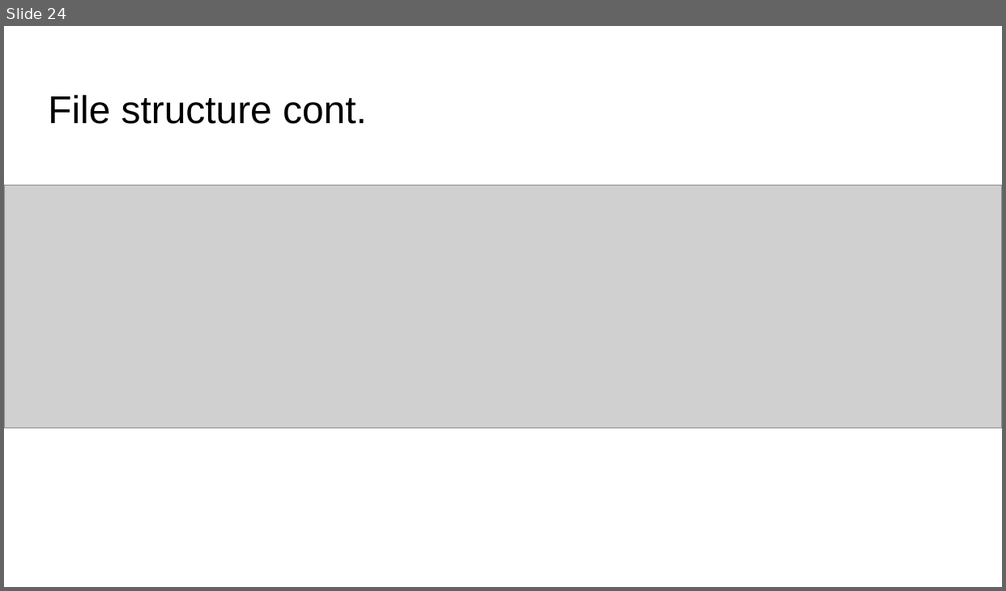
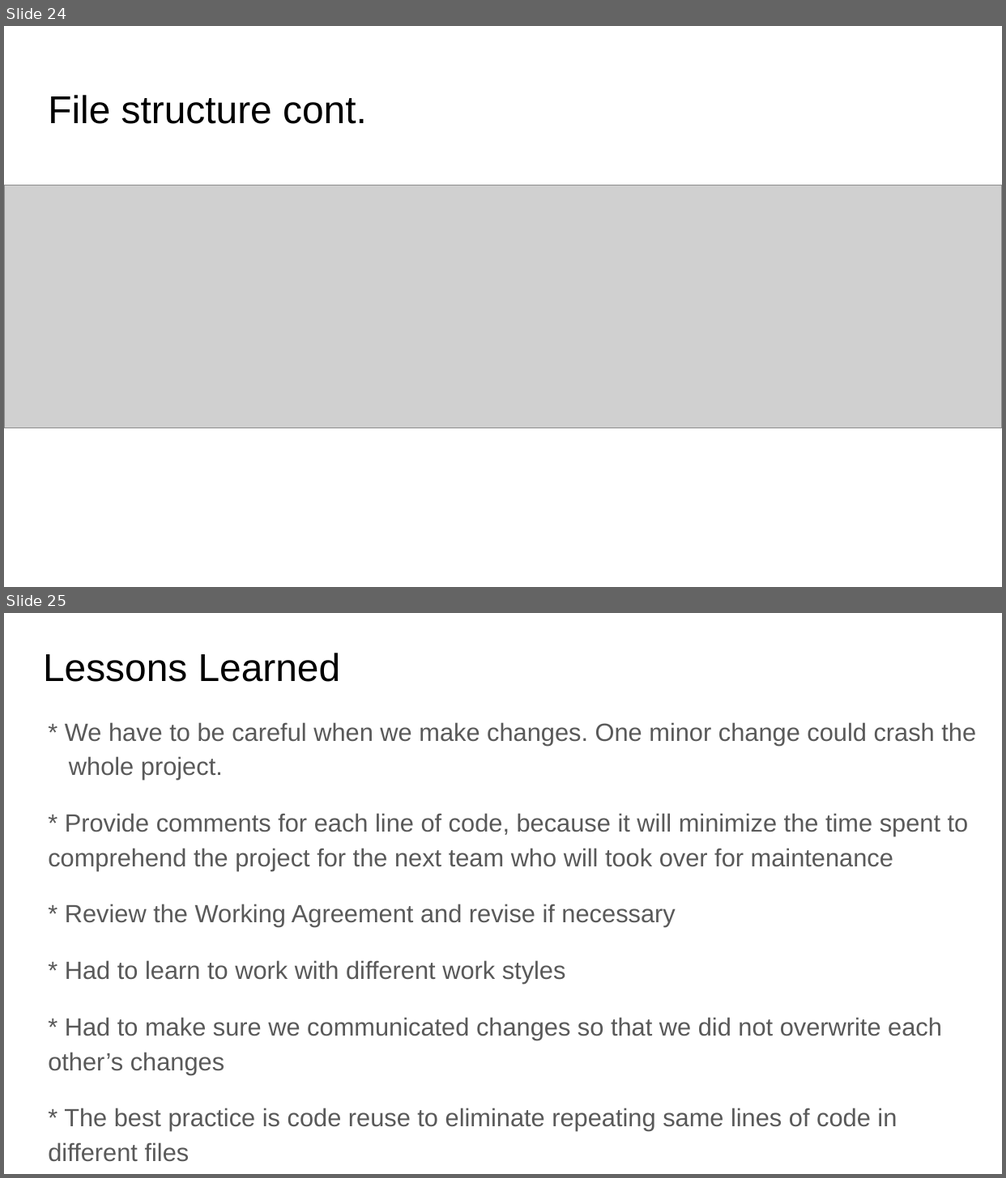
Before and after one commit to OGorkovets/avia, a slide deck: Documents for Maintenance/Aviation English.pptx. Shown one above the other, each under a label of ours: slide 24 before the commit, slides 24 and 25 after it. The pictures are 1006x591 and 1006x1178 pixels, drawn with LibreOffice and Linux fonts; fonts in the diff are those of the drawing; grey boxes stand for pictures. Boxes give left, top, right and bottom in pixels: in the first picture for what was removed or moved away, otherwise in the second. Text is boxed around its words. In the diff, an @@ line names an element or a change of style, - is before the commit and + after.

Commit message:
Lessons Learned Challenges Added

```diff
--- a/Documents for Maintenance/Aviation English.pptx
+++ b/Documents for Maintenance/Aviation English.pptx
@@ slide 25 added at [4, 613, 1002, 1174], background #FFFFFF @@
@@ title added at [43, 653, 341, 682], 28 pt, text #000000 @@
+Lessons Learned
@@ text added at [48, 722, 976, 1162], 18 pt, text #595959 @@
+* We have to be careful when we make changes. One minor change could crash the whole project.
+* Provide comments for each line of code, because it will minimize the time spent to comprehend the project for the next team who will took over for maintenance
+* Review the Working Agreement and revise if necessary
+* Had to learn to work with different work styles
+* Had to make sure we communicated changes so that we did not overwrite each other’s changes
+* The best practice is code reuse to eliminate repeating same lines of code in different files
```
Also in this commit, not shown: 2 slides changed, 1 other slide added, 2 other files.
